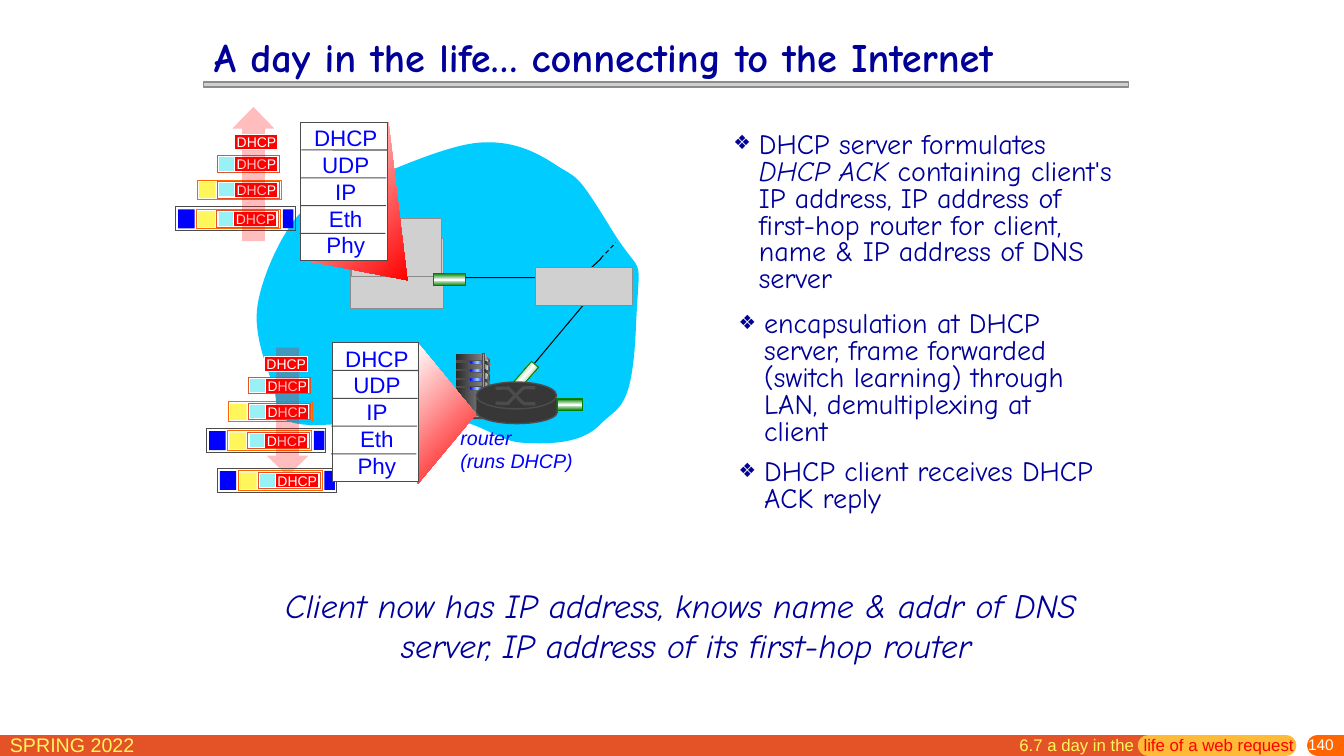
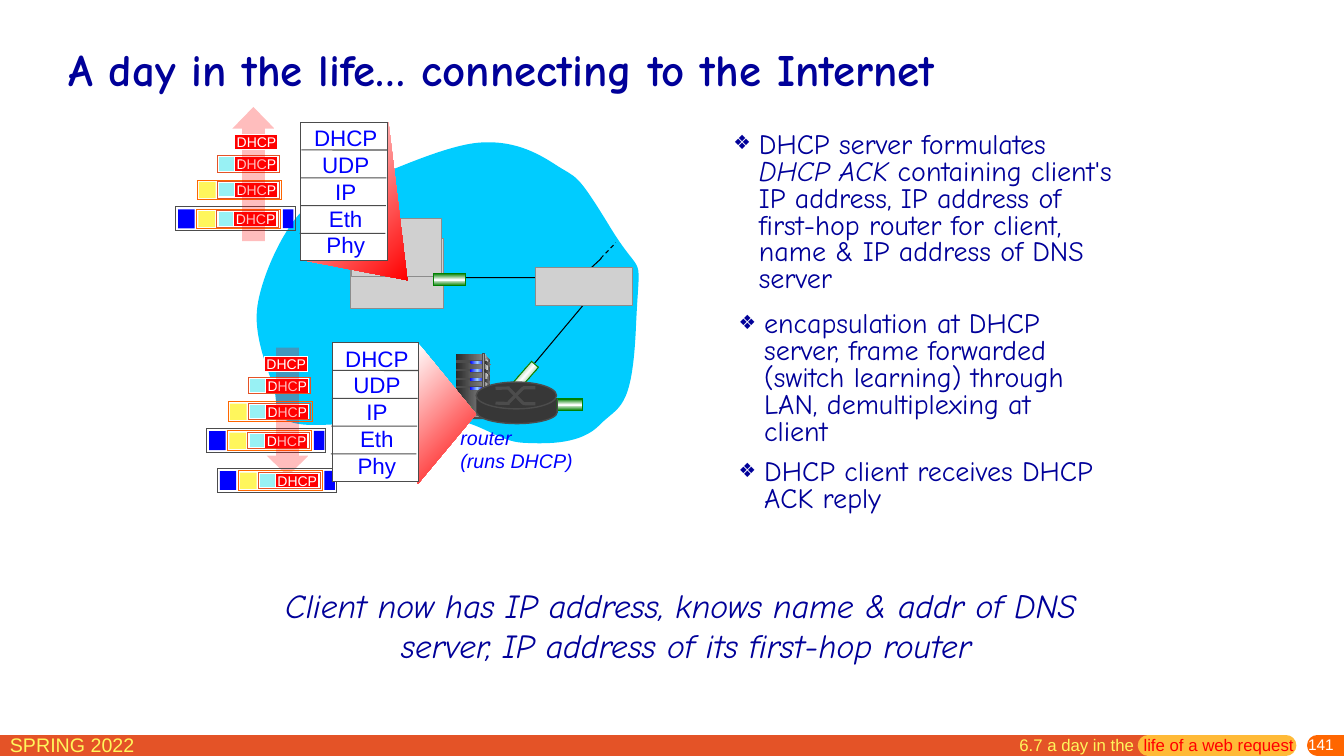
Before and after one commit to network-whu/slides, a slide deck: slide 141 of pptx/chapter6.pptx (slide 140 before the commit). Drawn at 1344x756 pixels with LibreOffice and Linux fonts; fonts in the diff are those of the drawing; grey boxes stand for pictures. Boxes give left, top, right and bottom in pixels: in the first picture for what was removed or moved away, otherwise in the second. Text is boxed around its words. In the diff, an @@ line names an element or a change of style, - is before the commit and + after.

```diff
--- a/pptx/chapter6.pptx
+++ b/pptx/chapter6.pptx
@@ title "A day in the life… ...": place and size @@
-title "A day in the life… ..." at bbox=[214, 44, 992, 85]
+title "A day in the life… ..." at bbox=[68, 55, 934, 95]
@@ title "A day in the life… ..." at bbox=[68, 55, 934, 95]: size 28.8 to 32 pt @@
@@ picture removed at bbox=[204, 82, 1129, 87] @@
@@ page number at bbox=[1308, 737, 1334, 753]: text changed @@
-140
+141
```
Also in this commit, not shown: 16 other slides changed, 1 slide added.
